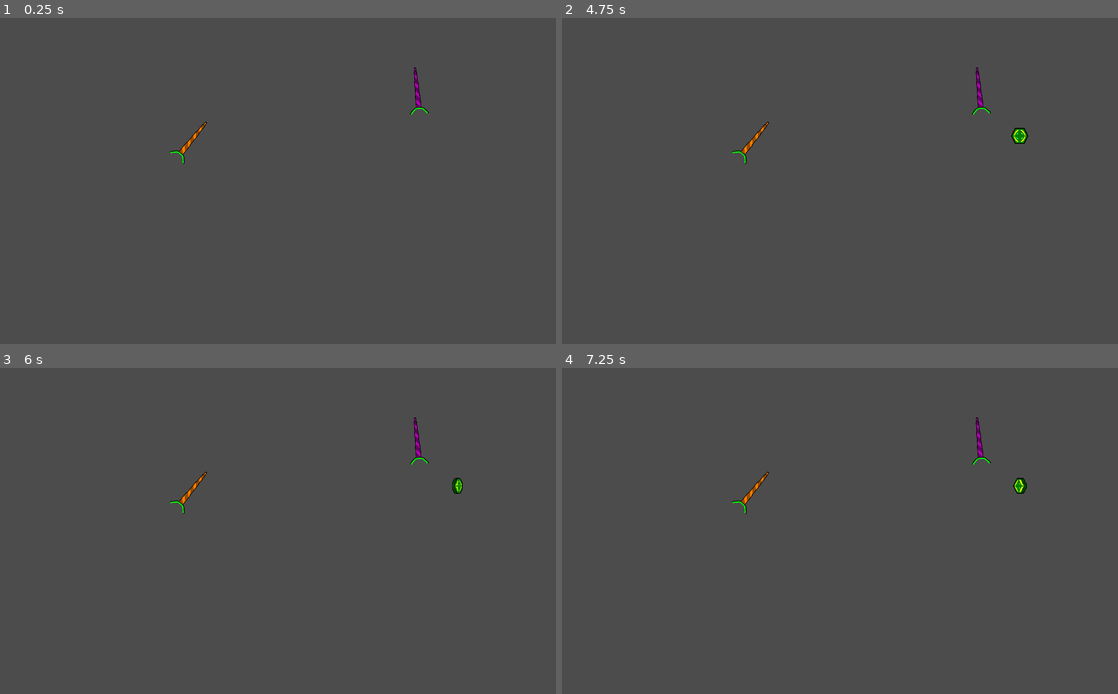
Above: before the commit, frames 1-4 (two rows, left to right).
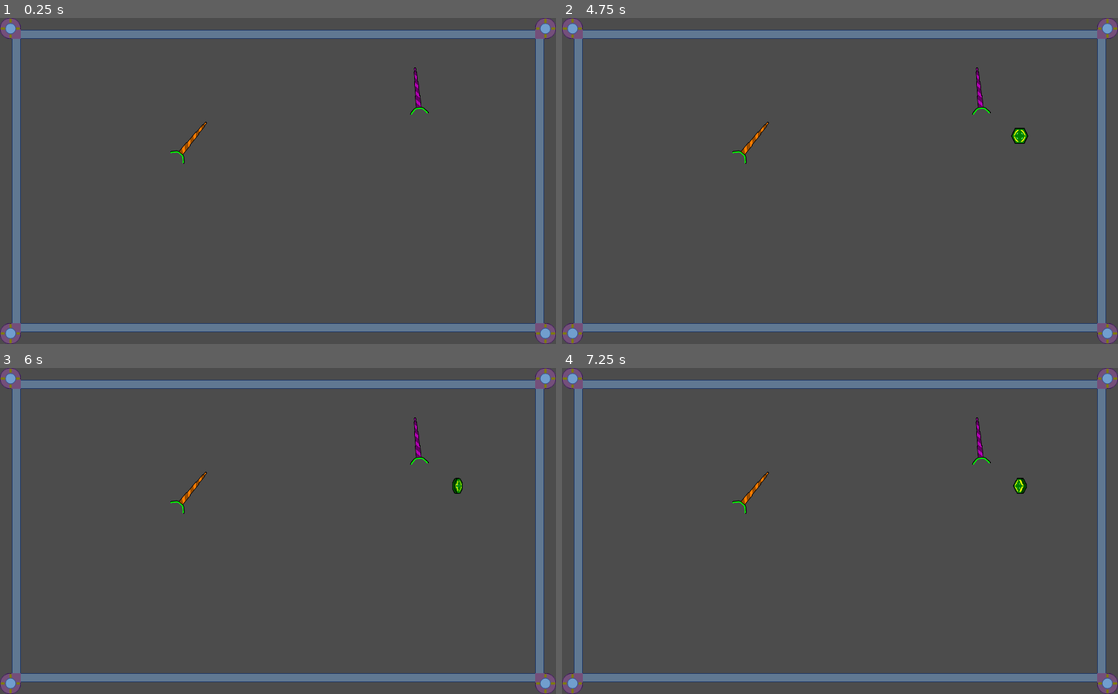
Above: after the commit, the same moments.

Repository: yusufmte/joustronauts
Game: Godot game, scene res://scenes/Joust.tscn
Same seed, same stepped clock (60 frames per second), same inputs: the game is played once before the commit and once after it.
Inputs:
- Up to frame 1 (0.25 s): no input
- Up to frame 2 (4.75 s): tap Enter at 0.5, 2, 3.5 s; tap Space at 1.25, 2.75, 4.25 s
- Up to frame 3 (6 s): no input
- Up to frame 4 (7.25 s): no input

The runs differ from the first frame. In frame 1, 8.8% of the frame differs, in the area x 0-100%, y 0-100%; in frame 2, 8.8%; in frame 3, 8.8%; in frame 4, 8.8%.

Commit message:
place boundary wall in joust scene

Diff:
--- a/scenes/Joust.gd
+++ b/scenes/Joust.gd
@@ -11,6 +11,10 @@
 func _ready():
 	randomize()
 	screen_size = get_viewport_rect().size
+
+	for anim_sprite in $boundary_wall/sprites.get_children():
+		if anim_sprite is AnimatedSprite:
+			anim_sprite.play()
 
 	for _i in range(num_lances):
 		lances.append(lance_scene.instance())
--- a/scenes/Joust.tscn
+++ b/scenes/Joust.tscn
@@ -1,12 +1,14 @@
-[gd_scene load_steps=4 format=2]
+[gd_scene load_steps=6 format=2]
 
 [ext_resource path="res://scenes/Joust.gd" type="Script" id=1]
+[ext_resource path="res://art/cornerpiece.png" type="Texture" id=2]
+[ext_resource path="res://art/wall.png" type="Texture" id=6]
 
 [sub_resource type="RectangleShape2D" id=1]
-extents = Vector2( 569.5, 31 )
+extents = Vector2( 490, 7.5 )
 
 [sub_resource type="RectangleShape2D" id=2]
-extents = Vector2( 36, 360 )
+extents = Vector2( 7.5, 277.5 )
 
 [node name="Joust" type="Node2D"]
 script = ExtResource( 1 )
@@ -14,20 +16,63 @@
 [node name="boundary_wall" type="StaticBody2D" parent="."]
 
 [node name="top" type="CollisionShape2D" parent="boundary_wall"]
-position = Vector2( 515.5, -31 )
+position = Vector2( 512, 29.5 )
 shape = SubResource( 1 )
 
 [node name="bottom" type="CollisionShape2D" parent="boundary_wall"]
-position = Vector2( 504.25, 631 )
+position = Vector2( 504.25, 570 )
 shape = SubResource( 1 )
 
 [node name="left" type="CollisionShape2D" parent="boundary_wall"]
-position = Vector2( -36, 302 )
+position = Vector2( 30, 299.5 )
 shape = SubResource( 2 )
 
 [node name="right" type="CollisionShape2D" parent="boundary_wall"]
-position = Vector2( 1060, 306 )
+position = Vector2( 994.5, 306 )
 shape = SubResource( 2 )
+
+[node name="sprites" type="Node" parent="boundary_wall"]
+
+[node name="topleft" type="Sprite" parent="boundary_wall/sprites"]
+position = Vector2( 19, 19 )
+texture = ExtResource( 2 )
+
+[node name="top" type="Sprite" parent="boundary_wall/sprites"]
+position = Vector2( 512.047, 30 )
+rotation = 1.5708
+scale = Vector2( 1, 59.2559 )
+texture = ExtResource( 6 )
+
+[node name="topright" type="Sprite" parent="boundary_wall/sprites"]
+position = Vector2( 1005, 19 )
+rotation = 1.5708
+texture = ExtResource( 2 )
+
+[node name="right" type="Sprite" parent="boundary_wall/sprites"]
+position = Vector2( 994, 300 )
+scale = Vector2( 1, 32.7529 )
+texture = ExtResource( 6 )
+
+[node name="botright" type="Sprite" parent="boundary_wall/sprites"]
+position = Vector2( 1005, 581 )
+rotation = 3.14159
+texture = ExtResource( 2 )
+
+[node name="bot" type="Sprite" parent="boundary_wall/sprites"]
+position = Vector2( 512.047, 570 )
+rotation = 1.5708
+scale = Vector2( 1, 59.2559 )
+texture = ExtResource( 6 )
+
+[node name="botleft" type="Sprite" parent="boundary_wall/sprites"]
+position = Vector2( 19, 581 )
+rotation = -1.5708
+texture = ExtResource( 2 )
+
+[node name="left" type="Sprite" parent="boundary_wall/sprites"]
+position = Vector2( 30, 300.024 )
+scale = Vector2( 1, 32.7529 )
+texture = ExtResource( 6 )
 
 [node name="lance_spawns" type="Node" parent="."]
 
Renamed: art/cornerpiece/0.png -> art/cornerpiece.png
Binary file removed: art/cornerpiece/1.png
Binary file removed: art/cornerpiece/2.png
Binary file added: art/wall.png
Binary file removed: art/wall/0.png
Binary file removed: art/wall/1.png
Binary file removed: art/wall/2.png
Not shown, changed: .gitignore
